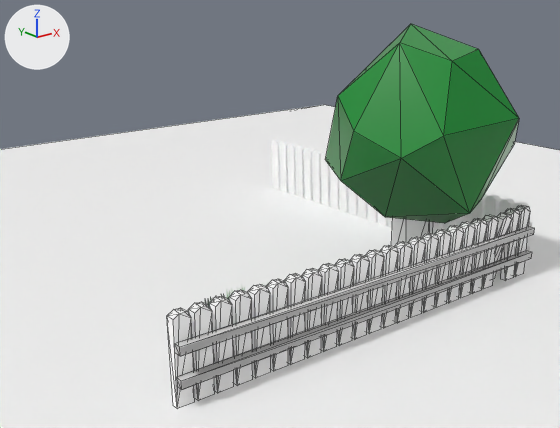
Before and after pictures for a commit that changed the glTF model assets/static/3d/game.glb.
Camera for both pictures: a 50 mm lens placed at (-42.4, -54.6, 24.2), pointed at (-0.2, -1.9, 3.1). Every picture has the same lights, and +X, +Y and +Z are marked at upper left. Mesh edges are drawn as thin lines on the coarser meshes. Where no turn or scale is listed for an object, it has been applied to the vertices.

Objects in the first picture: 'Fence', 'Fence.001', 'Ground', 'Tree_leaves', 'Tree_trunk', 'beam_lower', 'beam_upper'.
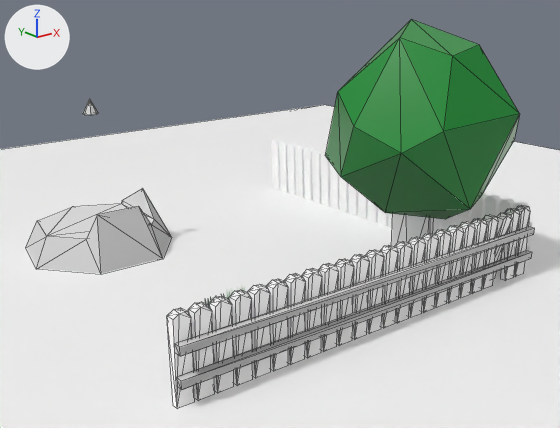
Boxes (x1, y1, x2, y2) around the edits, measured in the pictures (560 x 428 px):
'Tree_leaves', moved
    before: (325, 24, 519, 223)
    after: (325, 19, 519, 219)
'Cone', added
    after: (26, 98, 172, 274)

Edits to the bpy script that builds the scene:
```text
Add me_cone_001:
    me_cone_001.from_pydata(...)  # 26 vertices, 44 faces; spans x -7.25..7.25, y -6.7..7.44, z -7.44..7.44
Change ob_tree_leaves:
    ob_tree_leaves.location: (8.77, -9.99, -0.26) -> (8.77, -9.99, 0.11)
Add ob_cone:
    ob_cone = bpy.data.objects.new('Cone', me_cone_001)
    ob_cone.location = (-10.81, 13.47, 5.36)
```
